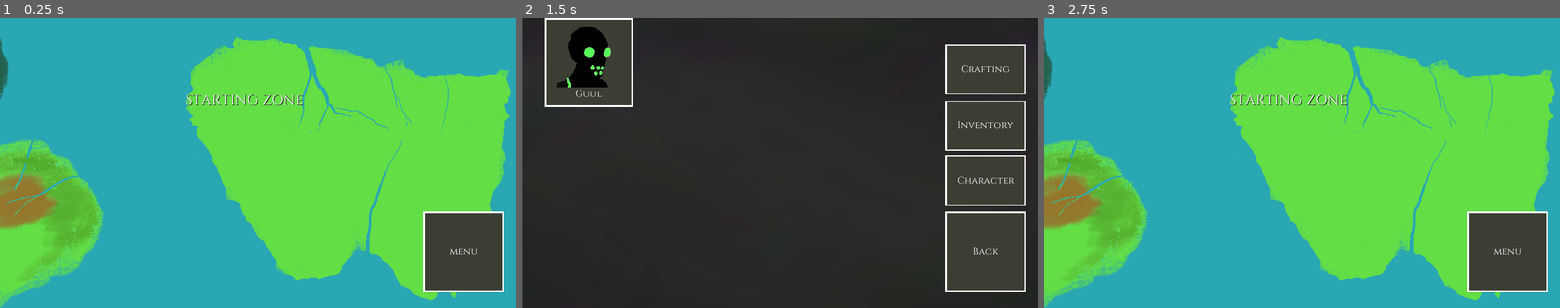
Above: before the commit, frames 1-3 (left to right).
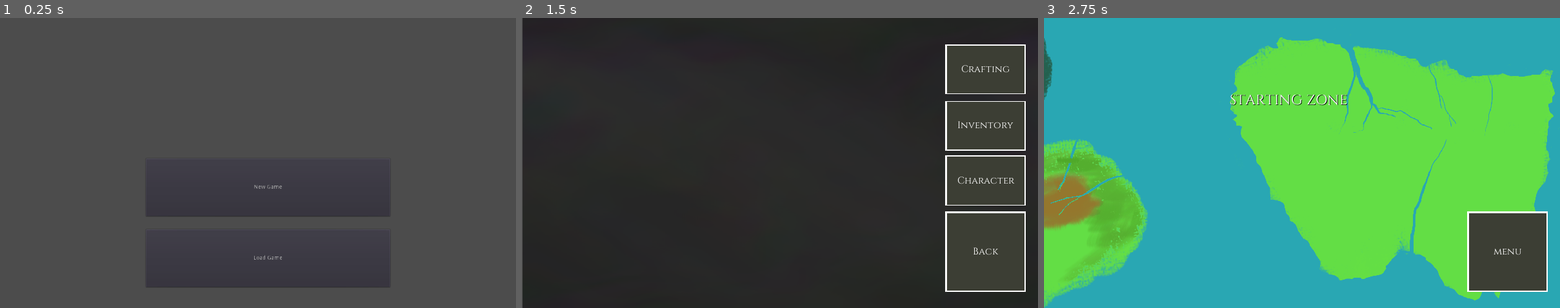
Above: after the commit, the same moments.

Repository: MarkZagors/Idle-Eden
Game: Godot game, scene res://MainNavigation/MainMenu.tscn
The game is run twice, just before and just after one commit, with the same random seed, the same clock (stepped at 60 frames per second) and the same inputs. Before the commit the project starts from res://MainNavigation/WorldMap.tscn.
Inputs (mouse positions are in pixels of both pictures, inside the frame that each line leads up to):
- Up to frame 1 (0.25 s): no input
- Up to frame 2 (1.5 s): click (790, 258) at 0.5 s, where only the run after the commit has a clickable "Load Game"; click "menu" at 1.25 s
- Up to frame 3 (2.75 s): click "Back" at 2 s

The runs differ from the first frame. In frame 1, 96% of the frame differs, in the area x 0-100%, y 0-100%; in frame 2, 3.0%; in frame 3, nothing differs.
Error after the commit: Invalid call. Nonexistent 'int' constructor. (res://Global/SavingManager.gd:34)

Commit message:
saving and loading

Diff:
--- a/Combat/Combat.tscn
+++ b/Combat/Combat.tscn
@@ -13,6 +13,7 @@
 [ext_resource path="res://SPRITES/UI/SlotHoverl1.png" type="Texture" id=11]
 [ext_resource path="res://SPRITES/UI/ButtonLong1Hover.png" type="Texture" id=12]
 [ext_resource path="res://SPRITES/UI/ButtonLong1.png" type="Texture" id=13]
+[ext_resource path="res://MainNavigation/Slot.tscn" type="PackedScene" id=14]
 
 [sub_resource type="DynamicFont" id=1]
 size = 24
@@ -72,6 +73,7 @@
 
 [node name="MidBattleController" type="Node" parent="CombatManager"]
 script = ExtResource( 6 )
+Path_group_consumables = NodePath("../../CanvasLayer/Consumables")
 
 [node name="AttackingController" type="Node" parent="CombatManager/MidBattleController"]
 script = ExtResource( 8 )
@@ -361,6 +363,30 @@
 align = 1
 valign = 1
 
+[node name="Consumables" type="HBoxContainer" parent="CanvasLayer"]
+visible = false
+margin_left = 399.29
+margin_top = 583.163
+margin_right = 891.29
+margin_bottom = 703.163
+__meta__ = {
+"_edit_use_anchors_": false
+}
+
+[node name="Slot" parent="CanvasLayer/Consumables" instance=ExtResource( 14 )]
+
+[node name="Slot2" parent="CanvasLayer/Consumables" instance=ExtResource( 14 )]
+margin_left = 124.0
+margin_right = 244.0
+
+[node name="Slot3" parent="CanvasLayer/Consumables" instance=ExtResource( 14 )]
+margin_left = 248.0
+margin_right = 368.0
+
+[node name="Slot4" parent="CanvasLayer/Consumables" instance=ExtResource( 14 )]
+margin_left = 372.0
+margin_right = 492.0
+
 [connection signal="timeout" from="CombatManager/MidBattleController/AttackingController/Timer" to="CombatManager/MidBattleController/AttackingController" method="exitAttacking"]
 [connection signal="pressed" from="CanvasLayer/ExitButton" to="CombatManager" method="exit"]
 [connection signal="pressed" from="CanvasLayer/ChoosePlayer/CloseButton" to="CombatManager/PreBattleController" method="closeChoosePlayer"]
--- a/Combat/MidBattleController.gd
+++ b/Combat/MidBattleController.gd
@@ -2,9 +2,12 @@
 onready var GLOBAL = get_parent()
 onready var ATTACKING = get_node("AttackingController")
 
+export var Path_group_consumables: NodePath
+onready var group_consumables : HBoxContainer = get_node(Path_group_consumables)
+
 var highestPriorityEnemyID : int = -1
 var highestPriorityCharacterID : int = -1
-var selecterPlayerSlotID : int = -1
+var selectedPlayerSlotID : int = -1
 
 var tickTimeCurrent : float = 0.0
 var tickTimeMax : float = 0.5
@@ -47,10 +50,16 @@
 	set_process(true)
 	getPriority()
 	charEnemyArray = GLOBAL.characters + GLOBAL.enemies
-	selecterPlayerSlotID = 0
+#	group_consumables.visible = true
+	selectedPlayerSlotID = 0
+	while true:
+		if GLOBAL.characters[selectedPlayerSlotID] != null:
+			break
+		selectedPlayerSlotID += 1
 
 func pressPlayerSlot(index : int) -> void:
-	selecterPlayerSlotID = index
+	if GLOBAL.characters[index] != null:
+		selectedPlayerSlotID = index
 
 func checkWin() -> void:
 	for i in range(GLOBAL.enemySlotCount):
--- a/Combat/PreBattleController.gd
+++ b/Combat/PreBattleController.gd
@@ -94,6 +94,8 @@
 
 	for button in GLOBAL.group_characters.get_children():
 		button.self_modulate = Color(0.0,0.0,0.0,0.0)
+
+
 	midController.startBattle()
 
 func closeChoosePlayer():
--- a/Database/Characters/guul.tres
+++ b/Database/Characters/guul.tres
@@ -43,3 +43,6 @@
 dexBase = 10
 intBase = 10
 speed = 0.75
+level = 1
+xpCurrent = 0
+xpNext = 5
--- a/Database/Items/banditClothArmor.tres
+++ b/Database/Items/banditClothArmor.tres
@@ -14,3 +14,4 @@
 strBase = 0
 dexBase = 5
 intBase = 0
+ammount = 0
--- a/Database/Items/boneDagger.tres
+++ b/Database/Items/boneDagger.tres
@@ -14,3 +14,4 @@
 strBase = 0
 dexBase = 10
 intBase = 0
+ammount = 0
--- a/Database/Items/crimsonArmor.tres
+++ b/Database/Items/crimsonArmor.tres
@@ -14,3 +14,4 @@
 strBase = 0
 dexBase = 10
 intBase = 0
+ammount = 0
--- a/Database/Items/crimsonDagger.tres
+++ b/Database/Items/crimsonDagger.tres
@@ -14,3 +14,4 @@
 strBase = 0
 dexBase = 125
 intBase = 0
+ammount = 0
--- a/Database/Items/leatherArmor.tres
+++ b/Database/Items/leatherArmor.tres
@@ -14,3 +14,4 @@
 strBase = 0
 dexBase = 0
 intBase = 0
+ammount = 0
--- a/Database/Items/silverDagger.tres
+++ b/Database/Items/silverDagger.tres
@@ -14,3 +14,4 @@
 strBase = 0
 dexBase = 30
 intBase = 0
+ammount = 0
--- a/Global/Character.gd
+++ b/Global/Character.gd
@@ -28,9 +28,9 @@
 export var speed : float = 0
 
 #LEVEL
-var level : int = 1
-var xpCurrent : int = 0
-var xpNext : int = 5
+export var level : int = 1
+export var xpCurrent : int = 0
+export var xpNext : int = 5
 var xpAll : PoolIntArray = [0,5,15,35,60,100,9999]
 
 #HIDDEN VARIABLES
--- a/Global/Controller.gd
+++ b/Global/Controller.gd
@@ -19,16 +19,13 @@
 signal lock_complete_signal(drops)
 
 func _ready():
-	var guul : Character = load("res://Database/Characters/guul.tres")
-	guul.abilityAll.append(load("res://Database/Abilities/poisionNail.tres"))
-	characters.append(guul)
-	charactersAvailableIDs.append(guul.id)
-	addItem(load("res://Database/Items/boneDagger.tres"),1000)
+#	addItem(load("res://Database/Items/boneDagger.tres"),1000)
 #	addItem(load("res://Database/Items/banditClothArmor.tres"),5)
 #	addItem(load("res://Database/Items/crimsonArmor.tres"),1)
 #	addItem(load("res://Database/Items/boneDagger.tres"),1)
 #	addItem(load("res://Database/Items/silverDagger.tres"),5)
 #	addItem(load("res://Database/Items/crimsonDagger.tres"),1)
+	pass
 
 func _process(delta):
 	#lock Tick
@@ -102,3 +99,13 @@
 		if ch.id == lookingID:
 			return ch
 	return null
+
+func setupActiveCharacters() -> void:
+	for character in characters:
+		charactersAvailableIDs.append(character.id)
+
+func addStartingCharacter() -> void:
+	var guul : Character = load("res://Database/Characters/guul.tres")
+	guul.abilityAll.append(load("res://Database/Abilities/poisionNail.tres"))
+	characters.append(guul)
+	charactersAvailableIDs.append(guul.id)
--- a/Global/Item.gd
+++ b/Global/Item.gd
@@ -19,8 +19,8 @@
 export var dexBase : int = 0
 export var intBase : int = 0
 
-#HIDDEN
-var ammount : int = 0
+#AMMOUNT
+export var ammount : int = 0
 
 func fullDescription() -> String:
 	var text = description
--- /dev/null
+++ b/Global/SavingManager.gd
@@ -0,0 +1,41 @@
+extends Node
+
+func save_game() -> void:
+	var saveFile = File.new()
+	saveFile.open("user://savefile.save", File.WRITE)
+	var charactersAmmount = len(Controller.characters)
+	saveFile.store_var(charactersAmmount)
+	var inventoryAmmount = len(Controller.inventory)
+	saveFile.store_var(inventoryAmmount)
+	saveFile.close()
+
+	var directoryCharacters = Directory.new()
+	if not directoryCharacters.dir_exists("user://characters"):
+		directoryCharacters.make_dir("user://characters")
+	var directoryInventory = Directory.new()
+	if not directoryCharacters.dir_exists("user://inventory"):
+		directoryCharacters.make_dir("user://inventory")
+
+	for i in range(charactersAmmount):
+		ResourceSaver.save("user://characters/character%s.tres" % i, Controller.characters[i])
+
+	for i in range(inventoryAmmount):
+		ResourceSaver.save("user://inventory/item%s.tres" % i, Controller.inventory[i])
+
+	print("saved!")
+
+func load_game() -> void:
+	var saveFile = File.new()
+	saveFile.open("user://savefile.save", File.READ)
+	var charactersAmmount = saveFile.get_var()
+	var inventoryAmmount = saveFile.get_var()
+	saveFile.close()
+
+	for i in range(charactersAmmount):
+		Controller.characters.append(ResourceLoader.load("user://characters/character%s.tres" % i))
+	for i in range(inventoryAmmount):
+		Controller.inventory.append(ResourceLoader.load("user://inventory/item%s.tres" % i))
+
+	Controller.setupActiveCharacters()
+
+	pass
--- /dev/null
+++ b/MainNavigation/MainMenu.gd
@@ -0,0 +1,9 @@
+extends Control
+
+func newGame():
+	Controller.addStartingCharacter()
+	var _err = get_tree().change_scene("res://MainNavigation/WorldMap.tscn")
+
+func loadGame():
+	SavingManager.load_game()
+	var _err = get_tree().change_scene("res://MainNavigation/WorldMap.tscn")
--- /dev/null
+++ b/MainNavigation/MainMenu.tscn
@@ -0,0 +1,34 @@
+[gd_scene load_steps=2 format=2]
+
+[ext_resource path="res://MainNavigation/MainMenu.gd" type="Script" id=1]
+
+[node name="MainMenu" type="Control"]
+anchor_right = 1.0
+anchor_bottom = 1.0
+script = ExtResource( 1 )
+__meta__ = {
+"_edit_use_anchors_": false
+}
+
+[node name="NewGameButton" type="Button" parent="."]
+margin_left = 362.162
+margin_top = 349.054
+margin_right = 968.162
+margin_bottom = 492.054
+text = "New Game"
+__meta__ = {
+"_edit_use_anchors_": false
+}
+
+[node name="LoadGameButton" type="Button" parent="."]
+margin_left = 362.162
+margin_top = 525.057
+margin_right = 968.162
+margin_bottom = 668.057
+text = "Load Game"
+__meta__ = {
+"_edit_use_anchors_": false
+}
+
+[connection signal="pressed" from="NewGameButton" to="." method="newGame"]
+[connection signal="pressed" from="LoadGameButton" to="." method="loadGame"]
--- a/MainNavigation/WorldMap.gd
+++ b/MainNavigation/WorldMap.gd
@@ -1,4 +1,7 @@
 extends Control
+
+func _ready():
+	SavingManager.save_game()
 
 func enterMouseStartingZone():
 	var button : Area2D = get_node("StartingZone")
--- a/Regions/StartingZone.tscn
+++ b/Regions/StartingZone.tscn
@@ -66,7 +66,7 @@
 
 [node name="EncounterScreen" type="ColorRect" parent="UIMap"]
 visible = false
-margin_left = 522.0
+margin_left = 78.0
 margin_top = 16.0
 margin_right = 1023.0
 margin_bottom = 680.0
@@ -76,7 +76,7 @@
 }
 
 [node name="NameLabel" type="Label" parent="UIMap/EncounterScreen"]
-margin_right = 501.0
+margin_right = 945.0
 margin_bottom = 94.0
 custom_fonts/font = SubResource( 2 )
 text = "NAME"
@@ -87,7 +87,7 @@
 visible = false
 margin_left = 30.0
 margin_top = 536.0
-margin_right = 467.0
+margin_right = 926.0
 margin_bottom = 646.0
 texture_normal = ExtResource( 5 )
 texture_hover = ExtResource( 4 )
@@ -112,7 +112,7 @@
 self_modulate = Color( 1, 0.529412, 0.529412, 1 )
 margin_left = 30.0
 margin_top = 536.0
-margin_right = 467.0
+margin_right = 926.0
 margin_bottom = 646.0
 texture_normal = ExtResource( 5 )
 texture_hover = ExtResource( 4 )
@@ -133,10 +133,10 @@
 }
 
 [node name="CloseButton" type="TextureButton" parent="UIMap/EncounterScreen"]
-margin_left = 450.71
-margin_top = -16.0
-margin_right = 521.71
-margin_bottom = 55.0
+margin_left = 907.126
+margin_top = -3.716
+margin_right = 978.126
+margin_bottom = 67.284
 texture_normal = ExtResource( 9 )
 texture_hover = ExtResource( 8 )
 expand = true
--- a/project.godot
+++ b/project.godot
@@ -69,12 +69,13 @@
 [application]
 
 config/name="Idle Eden"
-run/main_scene="res://MainNavigation/WorldMap.tscn"
+run/main_scene="res://MainNavigation/MainMenu.tscn"
 config/icon="res://SPRITES/zMisc/icon.png"
 
 [autoload]
 
 Controller="*res://Global/Controller.gd"
+SavingManager="*res://Global/SavingManager.gd"
 
 [display]
 
Not shown: 1 places in Combat/Combat.tscn that only renumber resources
Binary file added: SPRITES/Items/image.png
